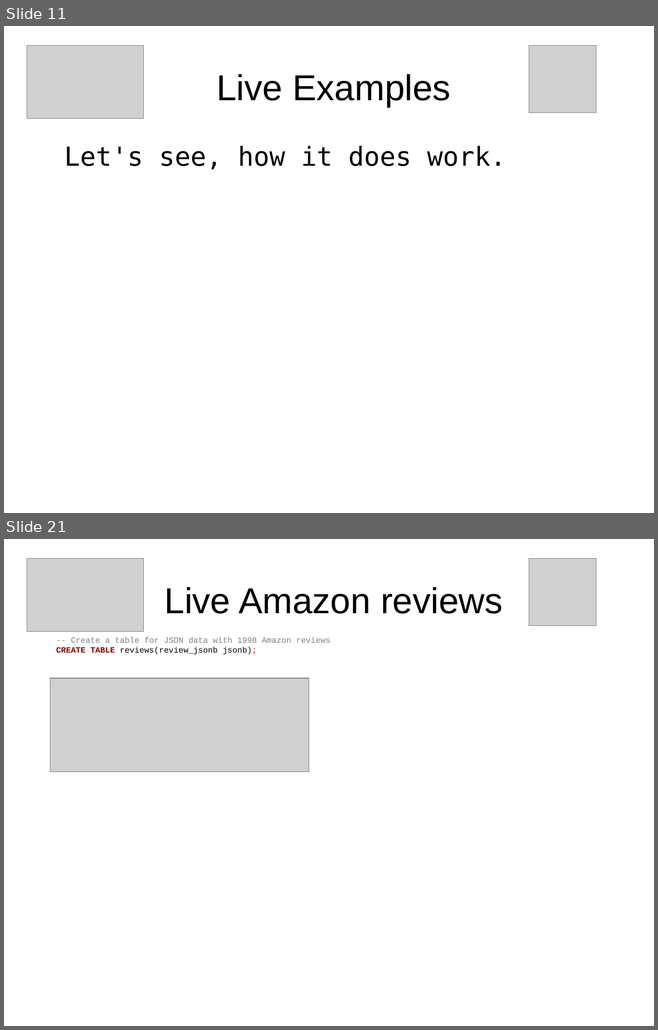
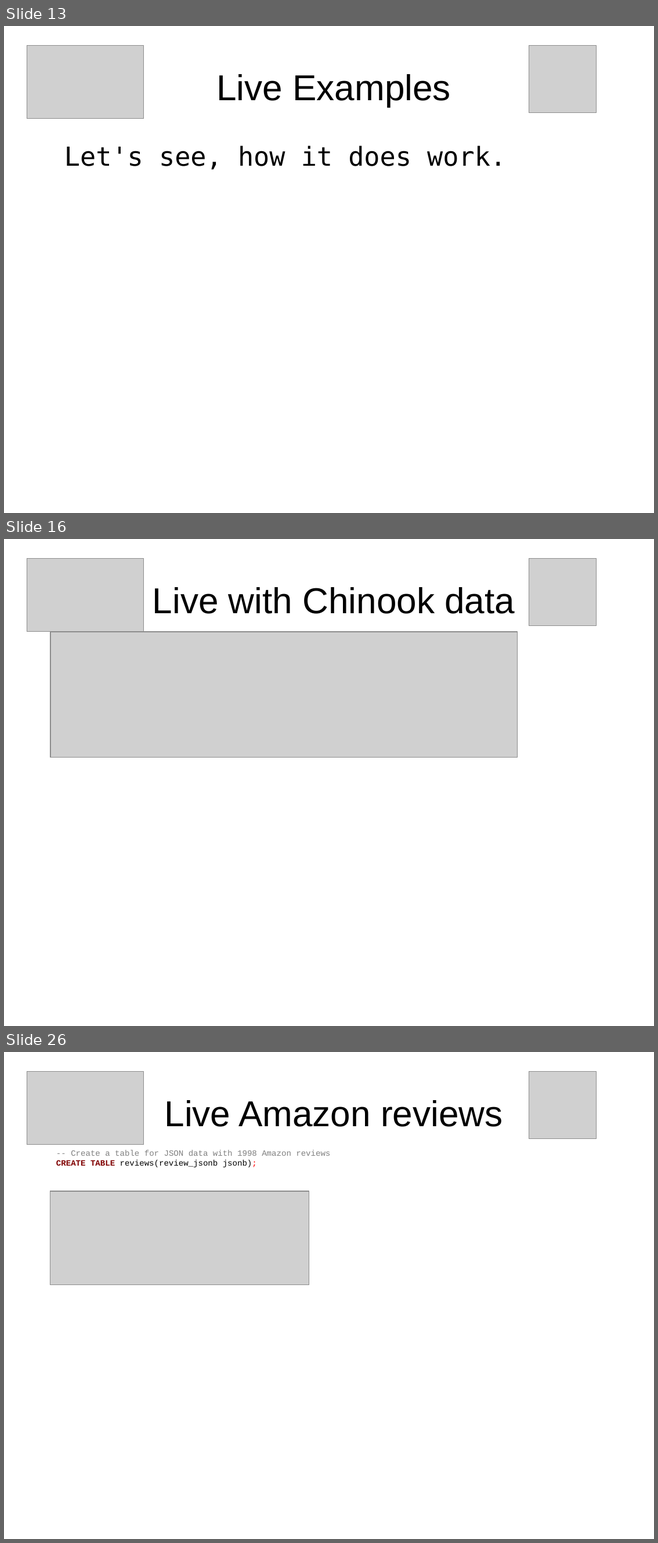
Before and after one commit to sjstoelting/talks, a slide deck: json-by-example/JSON-by-example.odp. Shown one above the other, each under a label of ours: slides 11 and 21 before the commit, slides 13, 16 and 26 after it; the slides between them are not shown. The pictures are 658x1030 and 658x1543 pixels, drawn with LibreOffice and Linux fonts; fonts in the diff are those of the drawing; grey boxes stand for pictures. Boxes give left, top, right and bottom in pixels: in the first picture for what was removed or moved away, otherwise in the second. Text is boxed around its words. In the diff, an @@ line names an element or a change of style, - is before the commit and + after.

```diff
--- a/json-by-example/JSON-by-example.odp
+++ b/json-by-example/JSON-by-example.odp
@@ slide 16 added at (4,539,654,1026), background #FFFFFF @@
@@ picture added at (27,559,144,632) @@
@@ picture added at (529,559,596,625) @@
@@ title added at (152,587,514,614), 44 pt, text #000000 @@
+Live with Chinook data
@@ picture added at (50,632,517,758) @@
@@ what was slide 11 is now slide 13 @@
@@ what was slide 21 is now slide 26 @@
```
Also in this commit, not shown: 9 slides changed, 4 other slides added.
